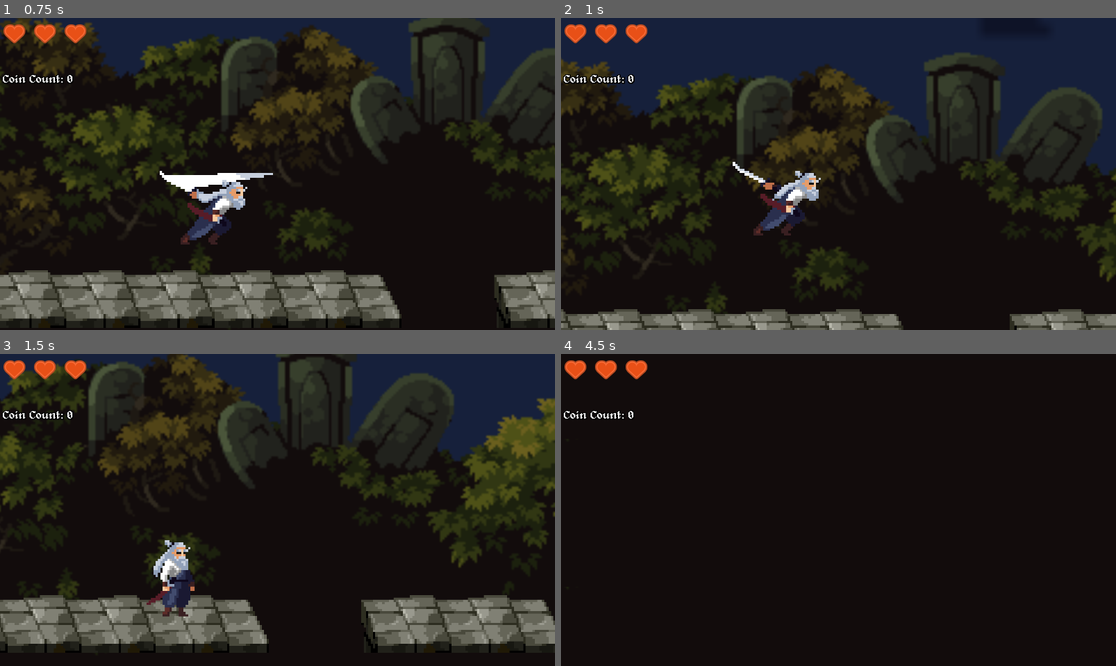
Above: before the commit, frames 1-4 (two rows, left to right).
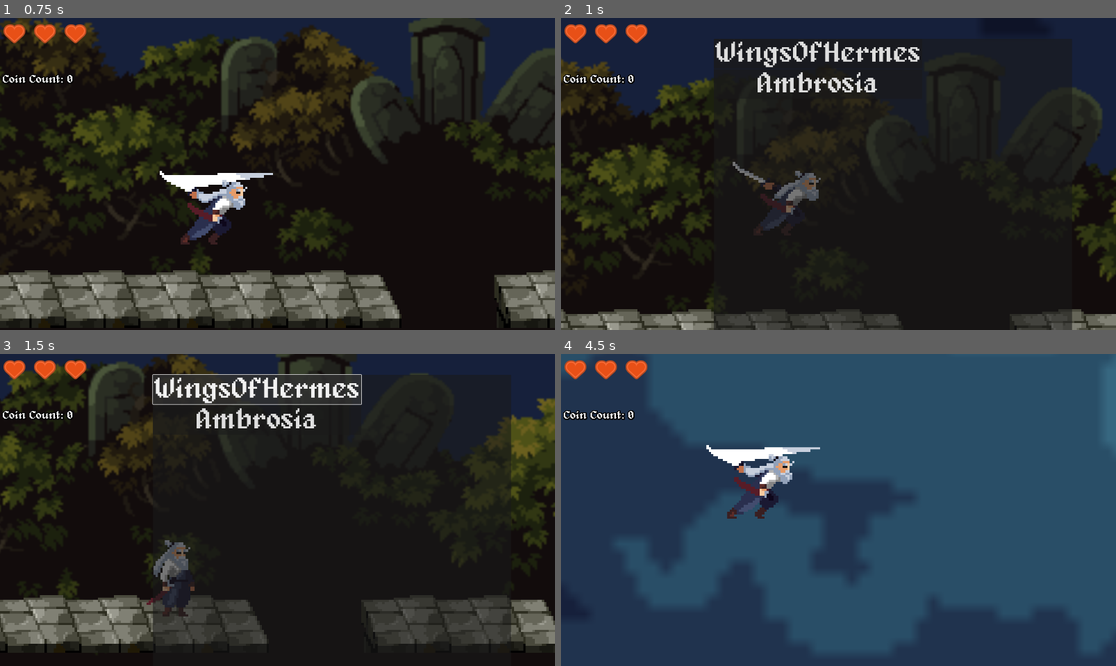
Above: after the commit, the same moments.

Repository: Cross-Runner/crossrunner-2
Game: Godot game, scene res://CR_Scene4.tscn
Two runs of this game, one before a commit and one after it. Both use one fixed random seed, a clock stepped at 60 frames per second and the inputs below. This scene is started directly instead of the project's main scene.
Inputs (mouse positions are in pixels of both pictures, inside the frame that each line leads up to):
- Up to frame 1 (0.75 s): tap Enter (ui_accept) at 0.5 s; move the mouse to (399, 158) at 0.52 s; hold Right (ui_right) from 0.53 s (still down); tap F (attack) at 0.6 s
- Up to frame 2 (1 s): keep holding Right (ui_right); tap Enter (ui_accept) at 0.77 s; tap . (ui_select, bound only after the commit) at 0.8 s
- Up to frame 3 (1.5 s): release Right (ui_right) at 1.25 s; click (255, 388) at 1.25 s, where only the run after the commit has a clickable "WingsOfHermes"
- Up to frame 4 (4.5 s): click (816, 419) at 2 s, where only the run after the commit has a clickable "Ambrosia"; move the mouse to (727, 525) at 2.77 s; hold Right (ui_right) 2.78-3.53 s; tap . (ui_select, bound only after the commit) at 2.85 s; tap Enter (ui_accept) at 3.02 s; tap Space (ui_select, bound only before the commit) at 3.05, 3.6 s; move the mouse to (894, 441) at 3.52 s; hold Left (ui_left) 3.53-4.28 s; tap F (attack) at 3.8, 4.35 s; move the mouse to (810, 572) at 4.27 s; hold Right (ui_right) from 4.28 s (still down)

Frame 1 is identical in both runs. In frame 2, 10% of the frame differs, in the area x 27-93%, y 6-100%; in frame 3, 11%; in frame 4, 99%, in the area x 0-100%, y 0-100%.

Commit message:
Added fully working kennedy-Mod-Menu
Activate Keybind "M"

Flying Cheat*

Infinite Heart*

Diff:
--- a/cross-runner-main-gd/CR_Scene4.tscn
+++ b/cross-runner-main-gd/CR_Scene4.tscn
@@ -24,6 +24,7 @@
 [ext_resource type="Script" uid="uid://cu86ck5rnox8v" path="res://Portal.gd" id="22_ci2wq"]
 [ext_resource type="AudioStream" uid="uid://dpmrhvx1pv340" path="res://sfx/NPCsfx.ogg" id="22_lc8hl"]
 [ext_resource type="Script" uid="uid://ct0o08qbee2t0" path="res://area_2d_2.gd" id="24_k52ru"]
+[ext_resource type="Script" uid="uid://bqm4uviryh6g8" path="res://leonidas.gd" id="25_fi72o"]
 
 [sub_resource type="TileSetAtlasSource" id="TileSetAtlasSource_63lqf"]
 texture = ExtResource("3_7236l")
@@ -1750,6 +1751,37 @@
 position = Vector2(1636, 1823)
 shape = SubResource("RectangleShape2D_0lp62")
 
+[node name="Notouch" type="CanvasLayer" parent="."]
+
+[node name="Leonidas" type="Control" parent="Notouch"]
+layout_mode = 3
+anchors_preset = 0
+offset_right = 40.0
+offset_bottom = 40.0
+script = ExtResource("25_fi72o")
+
+[node name="Shield" type="Panel" parent="Notouch/Leonidas"]
+layout_mode = 0
+offset_left = 529.0
+offset_top = 72.0
+offset_right = 1768.0
+offset_bottom = 1186.0
+
+[node name="WarCouncil" type="VBoxContainer" parent="Notouch/Leonidas/Shield"]
+layout_mode = 0
+offset_right = 40.0
+offset_bottom = 40.0
+
+[node name="WingsOfHermes" type="Button" parent="Notouch/Leonidas/Shield/WarCouncil"]
+layout_mode = 2
+theme_override_font_sizes/font_size = 100
+text = "WingsOfHermes"
+
+[node name="Ambrosia" type="Button" parent="Notouch/Leonidas/Shield/WarCouncil"]
+layout_mode = 2
+theme_override_font_sizes/font_size = 100
+text = "Ambrosia"
+
 [connection signal="area_entered" from="TileMapLayer/Killbody/Area2D4D" to="TileMapLayer/Killbody/Area2D4D" method="_on_area_entered"]
 [connection signal="area_entered" from="TileMapLayer/Killbody2/Area_Scene4" to="TileMapLayer/Killbody2/Area_Scene4" method="_on_area_entered"]
 [connection signal="area_entered" from="Player/Area2D_coin" to="Player" method="_on_area_2d_coin_area_entered"]
--- a/cross-runner-main-gd/CR_Scene5.tscn
+++ b/cross-runner-main-gd/CR_Scene5.tscn
@@ -23,6 +23,7 @@
 [ext_resource type="Texture2D" uid="uid://cc4wv7g5o8ncy" path="res://Resources/NES - Faxanadu - Miscellaneous - NPCs.png" id="21_8go4l"]
 [ext_resource type="Script" uid="uid://djhnyxsyj2g40" path="res://hurtbox.gd" id="22_fg8l5"]
 [ext_resource type="Script" uid="uid://ct0o08qbee2t0" path="res://area_2d_2.gd" id="23_8go4l"]
+[ext_resource type="Script" uid="uid://bqm4uviryh6g8" path="res://leonidas.gd" id="24_fg8l5"]
 
 [sub_resource type="CircleShape2D" id="CircleShape2D_5mhhf"]
 radius = 121.84491
@@ -1236,6 +1237,37 @@
 position = Vector2(2624.968, 1824.978)
 shape = SubResource("RectangleShape2D_fg8l5")
 
+[node name="Notouch" type="CanvasLayer" parent="."]
+
+[node name="Leonidas" type="Control" parent="Notouch"]
+layout_mode = 3
+anchors_preset = 0
+offset_right = 40.0
+offset_bottom = 40.0
+script = ExtResource("24_fg8l5")
+
+[node name="Shield" type="Panel" parent="Notouch/Leonidas"]
+layout_mode = 0
+offset_left = 529.0
+offset_top = 72.0
+offset_right = 1768.0
+offset_bottom = 1186.0
+
+[node name="WarCouncil" type="VBoxContainer" parent="Notouch/Leonidas/Shield"]
+layout_mode = 0
+offset_right = 40.0
+offset_bottom = 40.0
+
+[node name="WingsOfHermes" type="Button" parent="Notouch/Leonidas/Shield/WarCouncil"]
+layout_mode = 2
+theme_override_font_sizes/font_size = 100
+text = "WingsOfHermes"
+
+[node name="Ambrosia" type="Button" parent="Notouch/Leonidas/Shield/WarCouncil"]
+layout_mode = 2
+theme_override_font_sizes/font_size = 100
+text = "Ambrosia"
+
 [connection signal="area_entered" from="BACKGROUND/Killbody/Area2D4D" to="BACKGROUND/Killbody/Area2D4D" method="_on_area_entered"]
 [connection signal="area_entered" from="Player/Area2D_coin" to="Player" method="_on_area_2d_coin_area_entered"]
 [connection signal="area_entered" from="enemy/Hurtbox" to="enemy" method="_on_hurtbox_area_entered"]
--- a/cross-runner-main-gd/CR_Scene6.tscn
+++ b/cross-runner-main-gd/CR_Scene6.tscn
@@ -23,6 +23,7 @@
 [ext_resource type="Texture2D" uid="uid://lbhnhc3yjxd4" path="res://Resources/Final/113-1139407_portal-transparent-portal-pixel-art-png-png-download (1).png" id="21_vqapr"]
 [ext_resource type="Script" path="res://portal-S6.gd" id="22_vqapr"]
 [ext_resource type="Script" uid="uid://ct0o08qbee2t0" path="res://area_2d_2.gd" id="23_h7pod"]
+[ext_resource type="Script" uid="uid://bqm4uviryh6g8" path="res://leonidas.gd" id="24_4kwmw"]
 
 [sub_resource type="TileSetAtlasSource" id="TileSetAtlasSource_sh78g"]
 texture = ExtResource("3_8yu36")
@@ -1934,6 +1935,37 @@
 scale = Vector2(0.9999999, 0.99999994)
 shape = SubResource("RectangleShape2D_gyvij")
 
+[node name="Notouch" type="CanvasLayer" parent="."]
+
+[node name="Leonidas" type="Control" parent="Notouch"]
+layout_mode = 3
+anchors_preset = 0
+offset_right = 40.0
+offset_bottom = 40.0
+script = ExtResource("24_4kwmw")
+
+[node name="Shield" type="Panel" parent="Notouch/Leonidas"]
+layout_mode = 0
+offset_left = 529.0
+offset_top = 72.0
+offset_right = 1768.0
+offset_bottom = 1186.0
+
+[node name="WarCouncil" type="VBoxContainer" parent="Notouch/Leonidas/Shield"]
+layout_mode = 0
+offset_right = 40.0
+offset_bottom = 40.0
+
+[node name="WingsOfHermes" type="Button" parent="Notouch/Leonidas/Shield/WarCouncil"]
+layout_mode = 2
+theme_override_font_sizes/font_size = 100
+text = "WingsOfHermes"
+
+[node name="Ambrosia" type="Button" parent="Notouch/Leonidas/Shield/WarCouncil"]
+layout_mode = 2
+theme_override_font_sizes/font_size = 100
+text = "Ambrosia"
+
 [connection signal="area_entered" from="TileMapLayer2/Killbody/Area2D4D" to="TileMapLayer2/Killbody/Area2D4D" method="_on_area_entered"]
 [connection signal="area_entered" from="Player/Area2D_coin" to="Player" method="_on_area_2d_coin_area_entered"]
 [connection signal="area_entered" from="enemy/Hurtbox" to="enemy" method="_on_hurtbox_area_entered"]
--- a/cross-runner-main-gd/button_2.gd
+++ /dev/null
@@ -1,9 +0,0 @@
-extends Button
-
-var scene_to_load = preload("res://SkinsS.tscn")
-
-func _ready() -> void:
-	connect("pressed", Callable(self, "_on_button_pressed"))
-
-func _on_button_pressed() -> void:
-	get_tree().change_scene_to_packed(scene_to_load)
--- a/cross-runner-main-gd/character_body_2d.gd
+++ b/cross-runner-main-gd/character_body_2d.gd
@@ -6,12 +6,16 @@
 const MAX_JUMPS = 2
 var jumps_left = MAX_JUMPS
 
+var blessing_of_ares := false
+func set_fly_mode(state: bool) -> void:
+	blessing_of_ares = state
+
+
 @onready var anim = $AnimatedSprite2D
 @onready var coin_label = %Label
 @onready var sfx_jump: AudioStreamPlayer2D = $sfx_jump
 @onready var sfx_attack: AudioStreamPlayer2D = $sfx_attack
 @onready var sfx_coin: AudioStreamPlayer2D = $sfx_coin
-
 
 # Attack hitbox
 @onready var attack_hitbox = $AttackHitbox
@@ -20,13 +24,19 @@
 var is_attacking = false
 var coin_counter = 0
 
+
+func _ready():
+	# REQUIRED so Leonidas can find the player
+	add_to_group("player")
+
+
 func _physics_process(delta: float) -> void:
-	# Gravity
+
+	# Gravity (fixed indentation bug)
 	if not is_on_floor():
-		velocity += get_gravity() * delta
-
-	# Reset jumps when grounded
-	if is_on_floor():
+		if not blessing_of_ares:
+			velocity += get_gravity() * delta
+	else:
 		jumps_left = MAX_JUMPS
 
 	# Attack
@@ -48,15 +58,14 @@
 		velocity.x = direction * SPEED
 		anim.flip_h = direction < 0
 
-		if is_on_floor() and not is_attacking:
-			if anim.animation != "walk":
-				anim.play("walk")
+		if is_on_floor() and not is_attacking and anim.animation != "walk":
+			anim.play("walk")
+
 	else:
 		velocity.x = move_toward(velocity.x, 0, SPEED)
 
-		if is_on_floor() and not is_attacking:
-			if anim.animation != "idle":
-				anim.play("idle")
+		if is_on_floor() and not is_attacking and anim.animation != "idle":
+			anim.play("idle")
 
 	move_and_slide()
 
@@ -85,7 +94,6 @@
 	if area.is_in_group("coin"):
 		sfx_coin.play()
 		set_coin(coin_counter + 1)
-		print(coin_counter)
 
 
 func set_coin(new_coin_count: int) -> void:
--- /dev/null
+++ b/cross-runner-main-gd/leonidas.gd
@@ -0,0 +1,49 @@
+extends Control
+
+var blessing_of_ares := false
+
+@onready var wings_button = $Shield/WarCouncil/WingsOfHermes
+@onready var ambrosia_button = $Shield/WarCouncil/Ambrosia
+@onready var admin_menu = $Shield  # The root node of the admin menu (CanvasLayer)
+
+func _ready():
+	# Hide the menu at the start
+	admin_menu.visible = false
+
+	# Connect the buttons to functions
+	if wings_button:
+		wings_button.pressed.connect(toggle_blessing)
+	else:
+		print("Error: WingsOfHermes button not found.")
+
+	if ambrosia_button:
+		ambrosia_button.pressed.connect(grant_ambrosia)
+	else:
+		print("Error: Ambrosia button not found.")
+
+func _process(delta: float) -> void:
+	# Check if the "M" key is pressed
+	if Input.is_action_just_pressed("ui_select"):  # "ui_select" defaults to "M" in Godot (you can change this in the Input Map)
+		toggle_admin_menu()
+
+func toggle_admin_menu():
+	# Toggle the visibility of the admin menu
+	admin_menu.visible = not admin_menu.visible
+	print("Admin Menu Visible: " + str(admin_menu.visible))  # Optional: Debug message
+
+func toggle_blessing():
+	blessing_of_ares = !blessing_of_ares
+
+	# Get the player node and call set_fly_mode if it exists
+	var warrior = get_tree().get_first_node_in_group("player")
+	if warrior and warrior.has_method("set_fly_mode"):
+		warrior.set_fly_mode(blessing_of_ares)
+	else:
+		print("Error: Player node not found or 'set_fly_mode' method is missing.")
+
+func grant_ambrosia():
+	if PlayerStats:  # Ensure PlayerStats exists and is valid
+		PlayerStats.health = min(PlayerStats.health + 1, PlayerStats.max_health)
+		PlayerStats.health_changed.emit()
+	else:
+		print("Error: PlayerStats not found or not initialized.")
--- a/cross-runner-main-gd/project.godot
+++ b/cross-runner-main-gd/project.godot
@@ -39,8 +39,20 @@
 
 [input]
 
+ui_select={
+"deadzone": 0.5,
+"events": [Object(InputEventJoypadButton,"resource_local_to_scene":false,"resource_name":"","device":0,"button_index":3,"pressure":0.0,"pressed":false,"script":null)
+, Object(InputEventKey,"resource_local_to_scene":false,"resource_name":"","device":-1,"window_id":0,"alt_pressed":false,"shift_pressed":false,"ctrl_pressed":false,"meta_pressed":false,"pressed":false,"keycode":46,"physical_keycode":0,"key_label":0,"unicode":46,"location":0,"echo":false,"script":null)
+, Object(InputEventKey,"resource_local_to_scene":false,"resource_name":"","device":-1,"window_id":0,"alt_pressed":false,"shift_pressed":false,"ctrl_pressed":false,"meta_pressed":false,"pressed":false,"keycode":0,"physical_keycode":77,"key_label":0,"unicode":77,"location":0,"echo":false,"script":null)
+]
+}
 attack={
 "deadzone": 0.2,
 "events": [Object(InputEventKey,"resource_local_to_scene":false,"resource_name":"","device":0,"window_id":0,"alt_presse …(189 unchanged characters)…
 ]
 }
+Leondias={
+"deadzone": 0.2,
+"events": [Object(InputEventKey,"resource_local_to_scene":false,"resource_name":"","device":-1,"window_id":0,"alt_pressed":false,"shift_pressed":false,"ctrl_pressed":false,"meta_pressed":false,"pressed":false,"keycode":0,"physical_keycode":77,"key_label":0,"unicode":109,"location":0,"echo":false,"script":null)
+]
+}
Not shown: 1 places in cross-runner-main-gd/CR_Scene4.tscn that only renumber resources
Not shown: 1 places in cross-runner-main-gd/CR_Scene5.tscn that only renumber resources
Not shown: 1 places in cross-runner-main-gd/CR_Scene6.tscn that only renumber resources
Not shown, added: cross-runner-main-gd/leonidas.gd.uid
